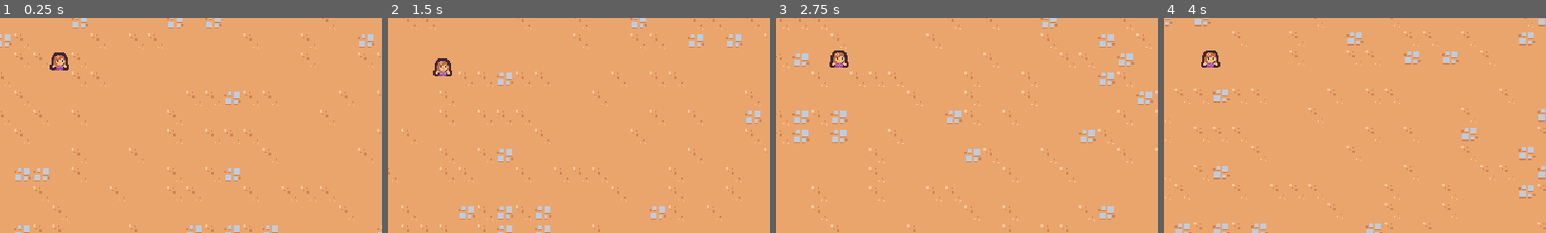
Above: before the commit, frames 1-4 (left to right).
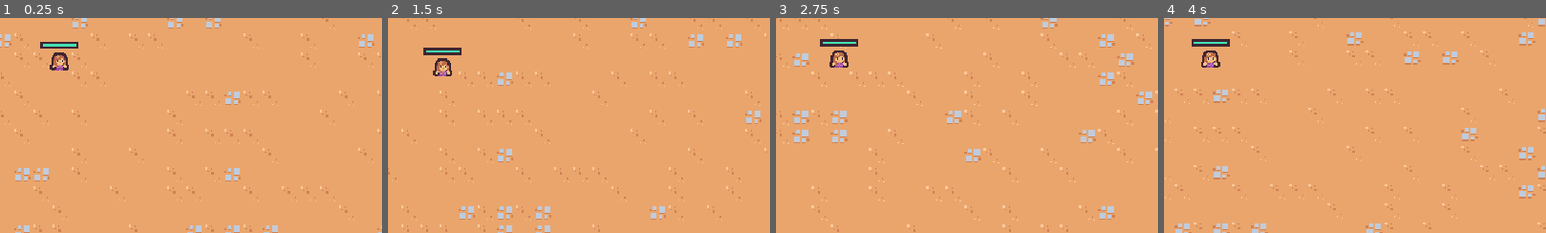
Above: after the commit, the same moments.

Repository: MinSungJe/Godot2DSurvivors
Game: Godot game, scene res://scenes/main/main.tscn
The game is run twice, just before and just after one commit, with the same random seed, the same clock (stepped at 60 frames per second) and the same inputs.
Inputs (mouse positions are % of the whole screen's width and height, from its top left):
- Up to frame 1 (0.25 s): no input
- Up to frame 2 (1.5 s): move the mouse to (72, 45) at 0.52 s; press the mouse at (72, 45) at 0.53 s; hold D (move_right) 0.53-1.28 s; move the mouse to (30, 55) at 1.27 s; release the mouse at (30, 55) at 1.28 s; hold S (move_down) from 1.28 s (still down); click (30, 55) at 1.35 s
- Up to frame 3 (2.75 s): move the mouse to (60, 28) at 2.02 s; release S (move_down) at 2.03 s; press the mouse at (60, 28) at 2.03 s; hold D (move_right) from 2.03 s (still down)
- Up to frame 4 (4 s): move the mouse to (45, 70) at 2.77 s; release D (move_right) at 2.78 s; release the mouse at (45, 70) at 2.78 s; hold W (move_up) 2.78-3.53 s; click (45, 70) at 2.85 s; move the mouse to (80, 65) at 3.52 s; press the mouse at (80, 65) at 3.53 s; hold A (move_left) from 3.53 s (still down)
The pictures show only the part of the screen within x 43-93%, y 38-88%; the shares and areas given below are measured in that part.

The runs differ from the first frame. In frame 1, 0.3% of the frame differs, in the area x 10-21%, y 11-15%; in frame 2, 0.4%, in the area x 9-20%, y 13-18%; in frame 3, 0.4%; in frame 4, 0.4%.

Commit message:
HealthBar 추가

Diff:
--- a/scenes/component/health_component.gd
+++ b/scenes/component/health_component.gd
@@ -2,6 +2,7 @@
 class_name HealthComponent
 
 signal died
+signal health_changed
 
 @export var max_health:float = 10
 var current_health
@@ -12,7 +13,13 @@
 
 func damage(damage_amount:float):
 	current_health = max(current_health - damage_amount, 0)
+	health_changed.emit()
 	Callable(check_death).call_deferred()
+
+
+func get_health_percent():
+	if max_health <= 0: return 0
+	return min(current_health / max_health, 1)
 
 
 func check_death():
--- a/scenes/game_object/player/player.gd
+++ b/scenes/game_object/player/player.gd
@@ -4,6 +4,8 @@
 const ACCELERATION_SMOOTHING = 25
 
 @onready var damage_interval_timer: Timer = $DamageIntervalTimer
+@onready var health_component = $HealthComponent
+@onready var health_bar = $HealthBar
 
 var number_colliding_bodies = 0
 
@@ -11,6 +13,8 @@
 	$CollisionArea2D.body_entered.connect(on_body_entered)
 	$CollisionArea2D.body_exited.connect(on_body_exited)
 	damage_interval_timer.timeout.connect(on_damage_interval_timer_timeout)
+	health_component.health_changed.connect(on_health_changed)
+	update_health_display()
 
 
 func _process(delta):
@@ -27,11 +31,15 @@
 	return Vector2(x_movement, y_movement)
 
 
+func update_health_display():
+	health_bar.value = health_component.get_health_percent()
+
+
 func check_deal_damage():
 	if not number_colliding_bodies or not damage_interval_timer.is_stopped(): return
-	$HealthComponent.damage(1)
+	health_component.damage(1)
 	damage_interval_timer.start()
-	print($HealthComponent.current_health)
+	print(health_component.current_health)
 
 
 func on_body_entered(other_body: Node2D):
@@ -45,3 +53,7 @@
 
 func on_damage_interval_timer_timeout():
 	check_deal_damage()
+
+
+func on_health_changed():
+	update_health_display()
--- a/scenes/game_object/player/player.tscn
+++ b/scenes/game_object/player/player.tscn
@@ -1,9 +1,20 @@
-[gd_scene load_steps=8 format=3 uid="uid://cbg11gutnupao"]
+[gd_scene load_steps=10 format=3 uid="uid://cbg11gutnupao"]
 
 [ext_resource type="Texture2D" uid="uid://bbj8dm063u0by" path="res://scenes/game_object/player/player.png" id="1_iajoa"]
 [ext_resource type="Script" path="res://scenes/game_object/player/player.gd" id="1_rjkby"]
 [ext_resource type="PackedScene" uid="uid://c1fikcxrlho1i" path="res://scenes/ability/sword_ability_controller/sword_ability_controller.tscn" id="2_ea3a1"]
 [ext_resource type="PackedScene" uid="uid://dyevxbef52sei" path="res://scenes/component/health_component.tscn" id="2_rgdt5"]
+
+[sub_resource type="StyleBoxFlat" id="StyleBoxFlat_go2ay"]
+bg_color = Color(0.247059, 0.14902, 0.192157, 1)
+
+[sub_resource type="StyleBoxFlat" id="StyleBoxFlat_tmt6g"]
+bg_color = Color(0.262745, 0.882353, 0.701961, 1)
+border_width_left = 2
+border_width_top = 2
+border_width_right = 2
+border_width_bottom = 2
+border_color = Color(0.247059, 0.14902, 0.192157, 1)
 
 [sub_resource type="CircleShape2D" id="CircleShape2D_6a2ok"]
 radius = 32.0
@@ -29,6 +40,19 @@
 wait_time = 0.5
 one_shot = true
 
+[node name="HealthBar" type="ProgressBar" parent="."]
+custom_minimum_size = Vector2(32, 6)
+offset_left = -16.0
+offset_top = -24.0
+offset_right = 16.0
+offset_bottom = -18.0
+pivot_offset = Vector2(16, 3)
+theme_override_styles/background = SubResource("StyleBoxFlat_go2ay")
+theme_override_styles/fill = SubResource("StyleBoxFlat_tmt6g")
+max_value = 1.0
+value = 0.5
+show_percentage = false
+
 [node name="PickUpArea2D" type="Area2D" parent="."]
 collision_layer = 16
 collision_mask = 0
